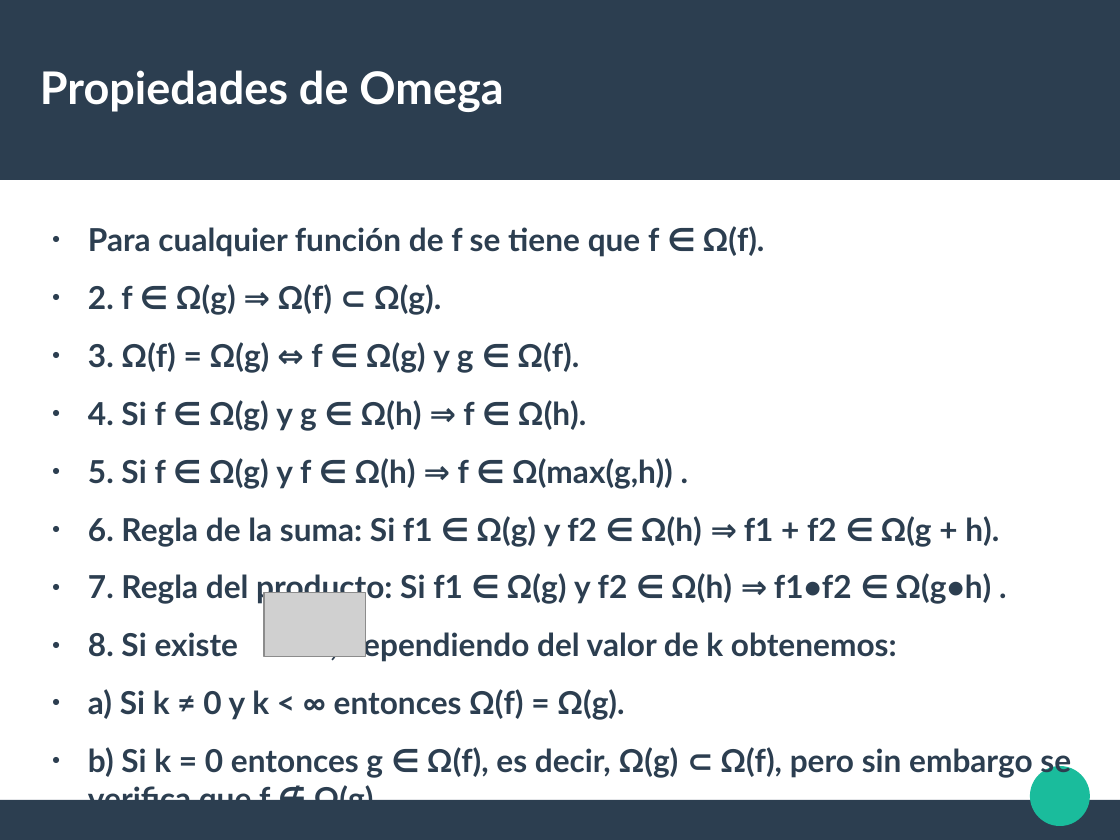
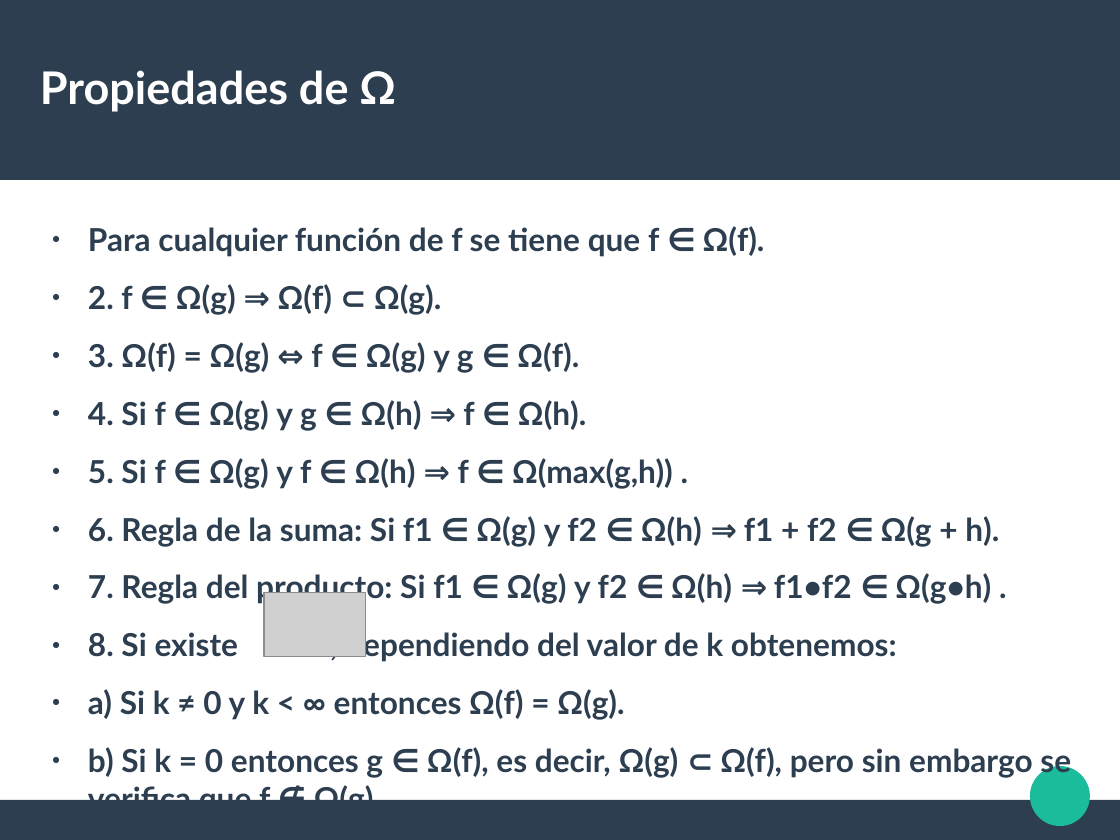
Before and after one commit to liowiki/EDA1-20192, a slide deck: slide 25 of Tema2.odp. Drawn at 1120x840 pixels with LibreOffice and Linux fonts; fonts in the diff are those of the drawing; grey boxes stand for pictures. Boxes give left, top, right and bottom in pixels: in the first picture for what was removed or moved away, otherwise in the second. Text is boxed around its words. In the diff, an @@ line names an element or a change of style, - is before the commit and + after.

```diff
--- a/Tema2.odp
+++ b/Tema2.odp
@@ title at (x1=40, y1=70, x2=396, y2=112): text changed @@
-Propiedades de Omega
+Propiedades de Ω
```
Also in this commit, not shown: 15 slides added, 1 slide removed, 1 other file.
